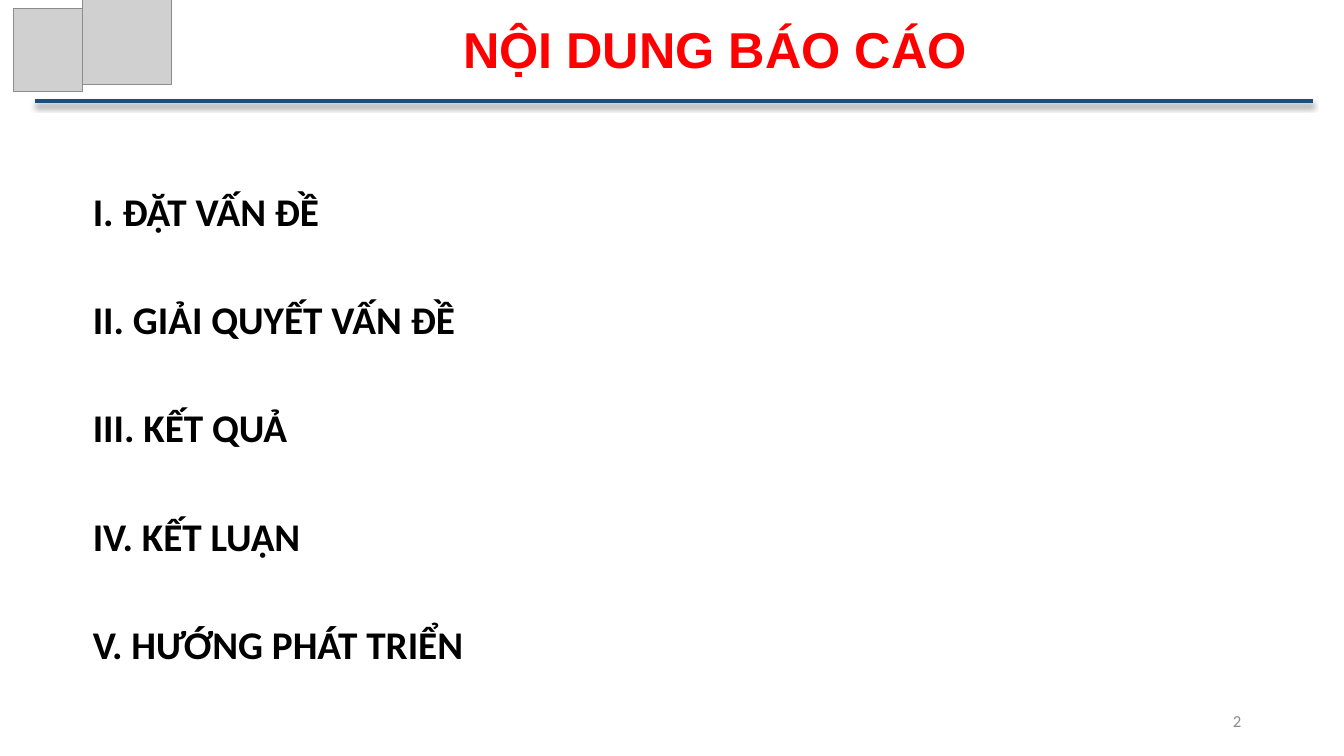
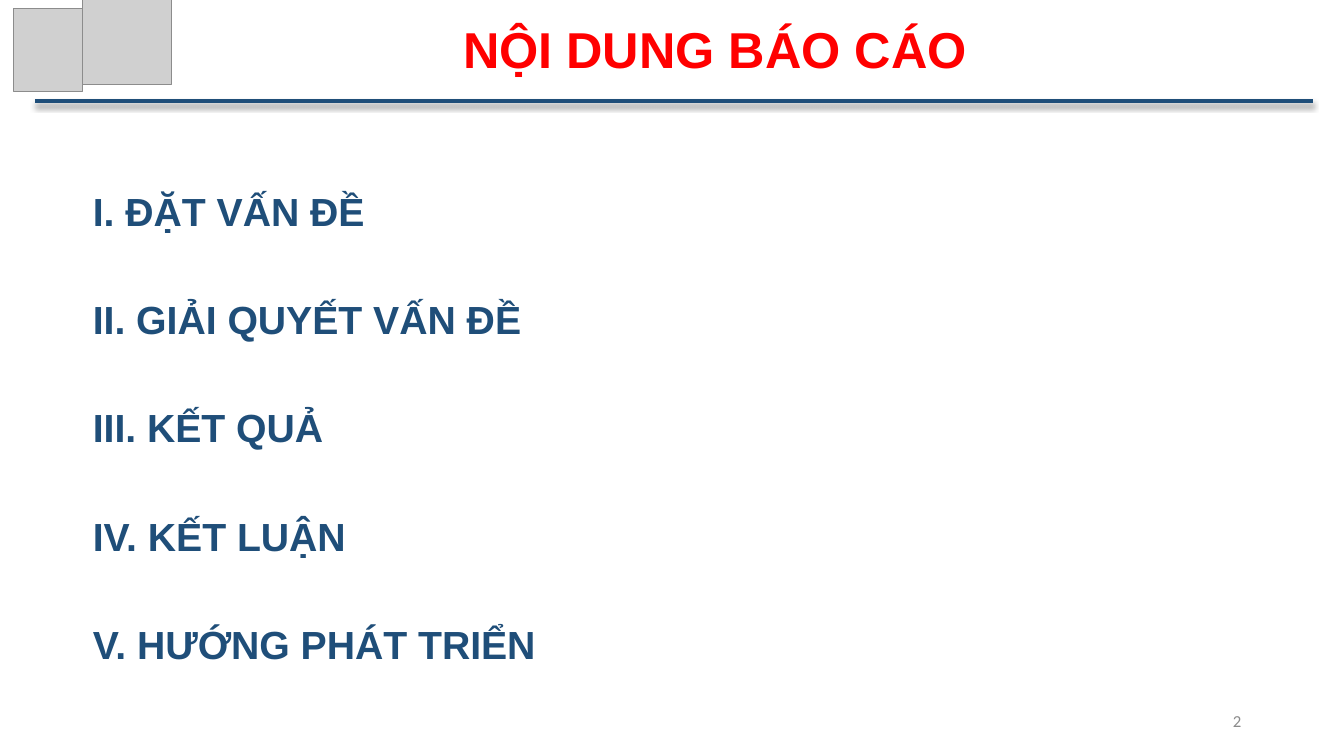
Before and after one commit to ThuTrongNguyen/Thesis, a slide deck: slide 2 of SlideBaoCao.pptx. Drawn at 1344x756 pixels with LibreOffice and Linux fonts; fonts in the diff are those of the drawing; grey boxes stand for pictures. Boxes give left, top, right and bottom in pixels: in the first picture for what was removed or moved away, otherwise in the second. Text is boxed around its words. In the diff, an @@ line names an element or a change of style, - is before the commit and + after.

```diff
--- a/SlideBaoCao.pptx
+++ b/SlideBaoCao.pptx
@@ text "I. ĐẶT VẤN ĐỀ" at [93, 195, 535, 660]: font Calibri to Arial, text colour #000000 to #1F4E79 @@
```
Also in this commit, not shown: 4 other slides changed, 15 slides added, 2 slides removed, 6 other files.
